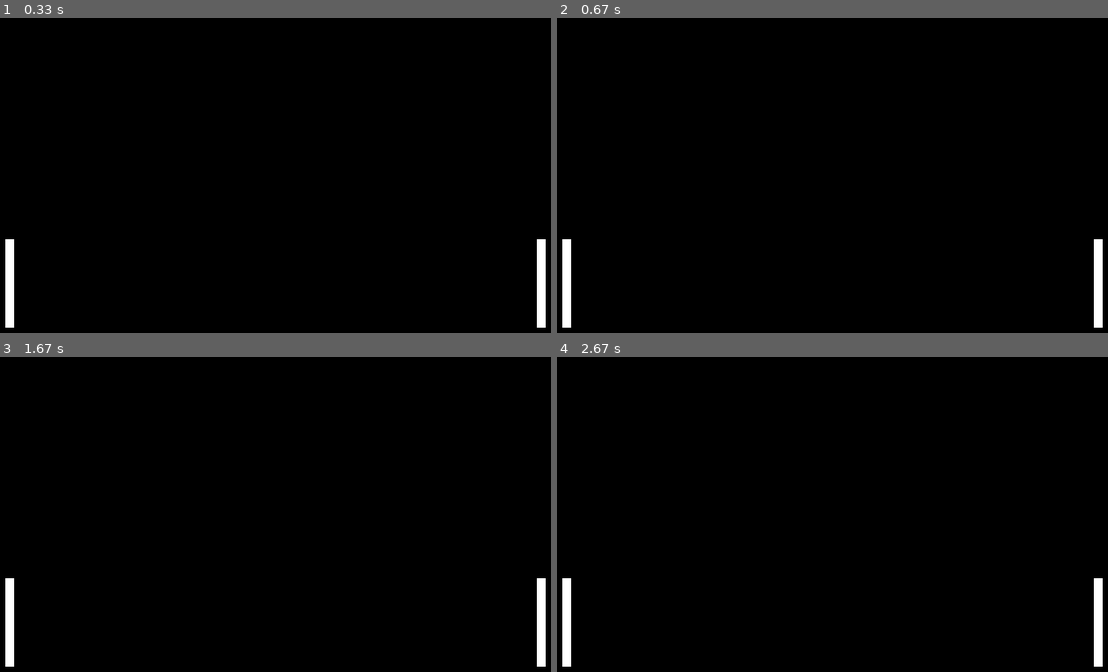
Above: before the commit, frames 1-4 (two rows, left to right).
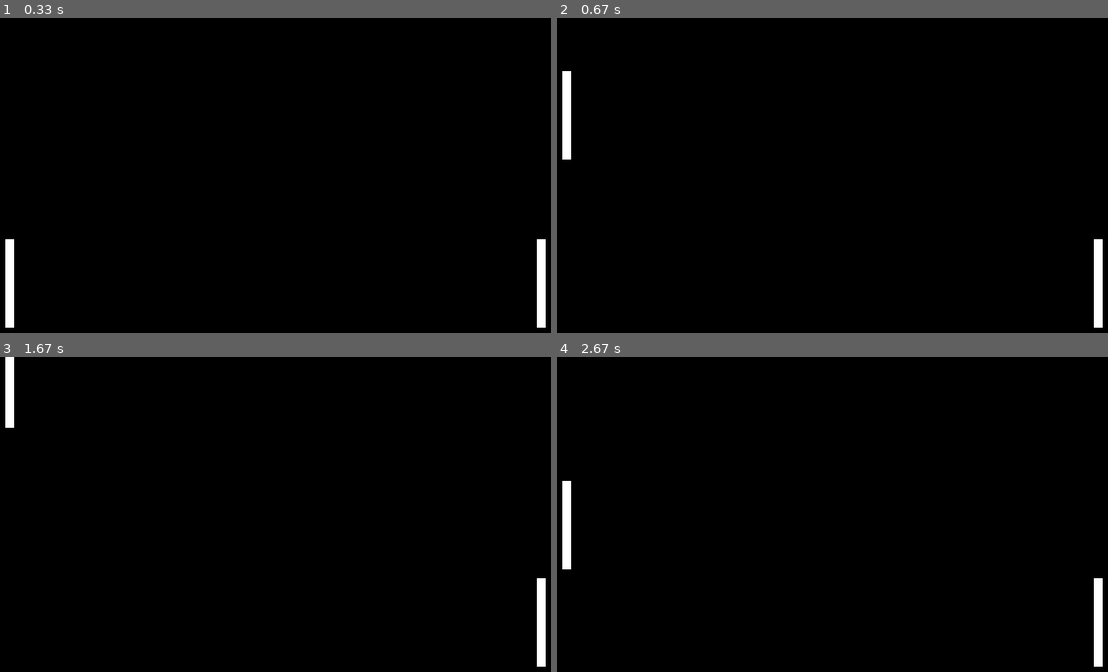
Above: after the commit, the same moments.

Repository: M1KEEEE/pong
Game: pygame game, started from pygame_test/main.py
The game is run twice, just before and just after one commit, with the same random seed, the same clock (stepped at 60 frames per second) and the same inputs.
Inputs:
- Up to frame 1 (0.33 s): no input
- Up to frame 2 (0.67 s): hold Up from 0.33 s (still down)
- Up to frame 3 (1.67 s): release Up at 0.8 s; hold Down 0.83-1.13 s; hold Up 1.17-1.53 s; hold Down from 1.57 s (still down)
- Up to frame 4 (2.67 s): release Down at 1.93 s; hold Up 1.97-2.27 s; hold Down 2.3-2.6 s; hold Up from 2.63 s (still down)

Frame 1 is identical in both runs. In frame 2, 0.9% of the frame differs, in the area x 0-3%, y 16-99%; in frame 3, 0.8%; in frame 4, 0.9%.

Commit message:
Add files via upload

Diff:
--- a/pygame_test/player.py
+++ b/pygame_test/player.py
@@ -25,6 +25,7 @@
 		self.is_auto = is_auto
 		self.key_down = key_down
 		self.key_up = key_up
+		self.velocity = velocity
 
 # рисование игрока
 	def draw(self):
@@ -36,4 +37,6 @@
 			pass
 		else:
 			if keys[self.key_up]:
-				print("вверх")
+				self.rect.y -= self.velocity
+			if keys[self.key_down]:
+				self.rect.y += self.velocity
